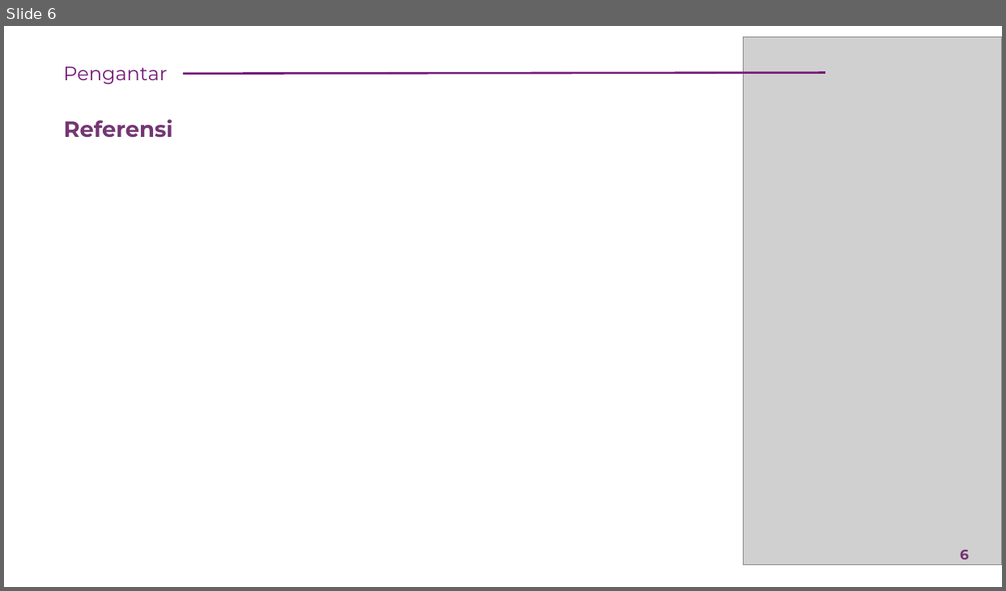
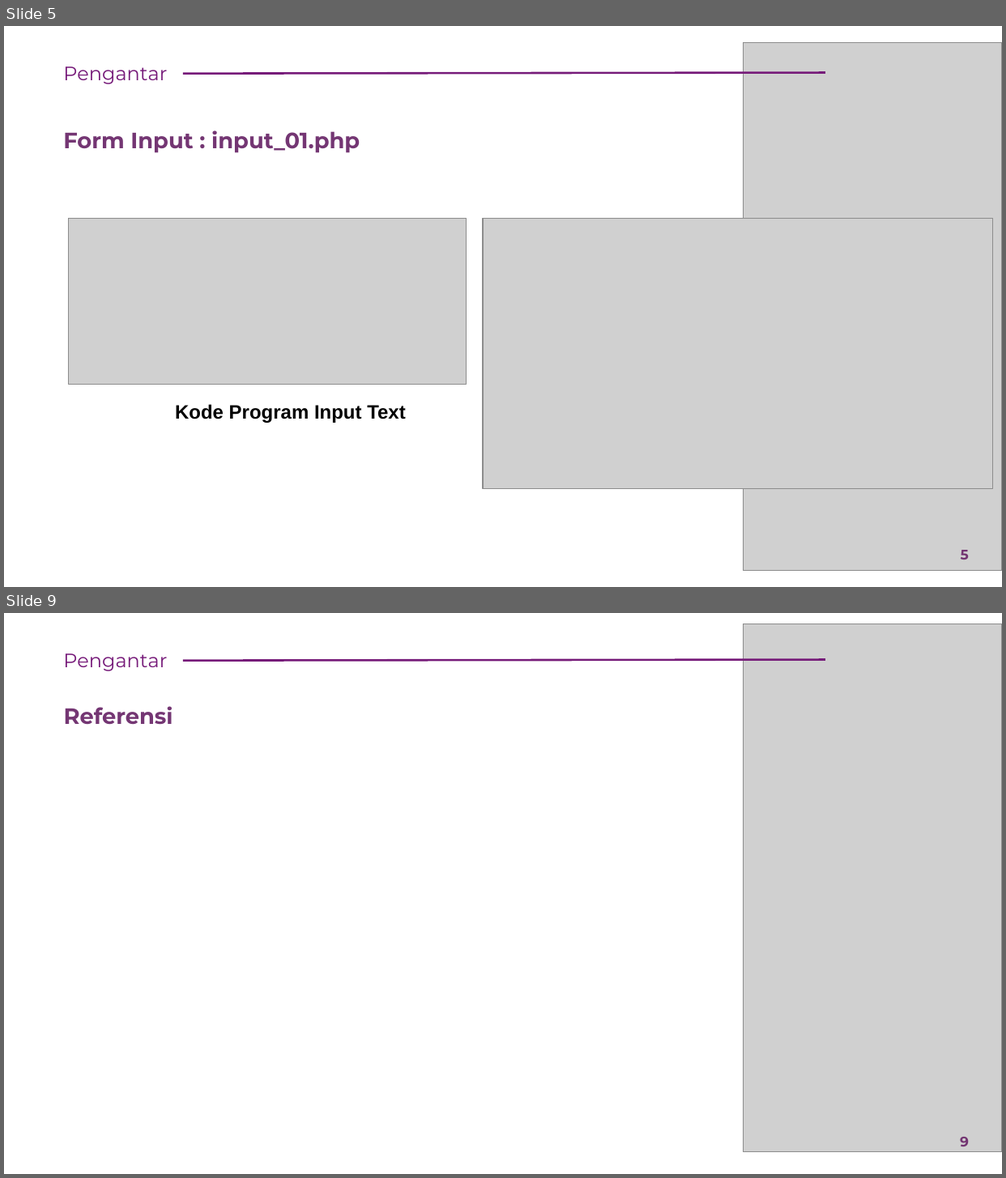
Before and after one commit to rikialdi/pemprograman-web-2022, a slide deck: Materi/Pertemuan - 13.pptx. Shown one above the other, each under a label of ours: slide 6 before the commit, slides 5 and 9 after it; the slides between them are not shown. The pictures are 1006x591 and 1006x1178 pixels, drawn with LibreOffice and Linux fonts; fonts in the diff are those of the drawing; grey boxes stand for pictures. Boxes give left, top, right and bottom in pixels: in the first picture for what was removed or moved away, otherwise in the second. Text is boxed around its words. In the diff, an @@ line names an element or a change of style, - is before the commit and + after.

```diff
--- a/Materi/Pertemuan - 13.pptx
+++ b/Materi/Pertemuan - 13.pptx
@@ slide 5 added at bbox=[4, 26, 1002, 587], background #FFFFFF @@
@@ picture added at bbox=[744, 43, 1002, 571] @@
@@ text added at bbox=[63, 66, 167, 84], 14 pt, text #761A79 @@
+Pengantar
@@ line added from (825, 73) to (183, 74), #761A79 1.5 pt @@
@@ text added at bbox=[63, 130, 360, 153], 16 pt, text #743673, bold @@
+Form Input : input_01.php
@@ picture added at bbox=[69, 219, 466, 384] @@
@@ picture added at bbox=[483, 219, 993, 490] @@
@@ text added at bbox=[175, 404, 406, 423], 14 pt, text #000000, bold @@
+Kode Program Input Text
@@ page number added at bbox=[961, 550, 969, 560], 10 pt, text #733572, bold @@
+5
@@ what was slide 6 is now slide 9 @@
@@ page number at bbox=[960, 1137, 969, 1147]: text changed @@
-6
+9
```
Also in this commit, not shown: 2 slides changed, 3 other slides added, 1 slide removed, 41 other files.
